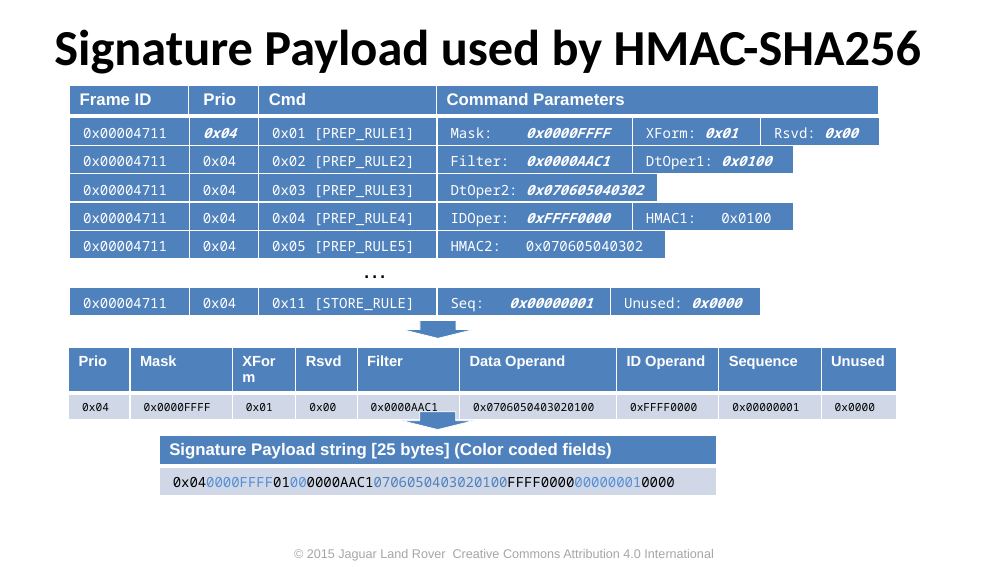
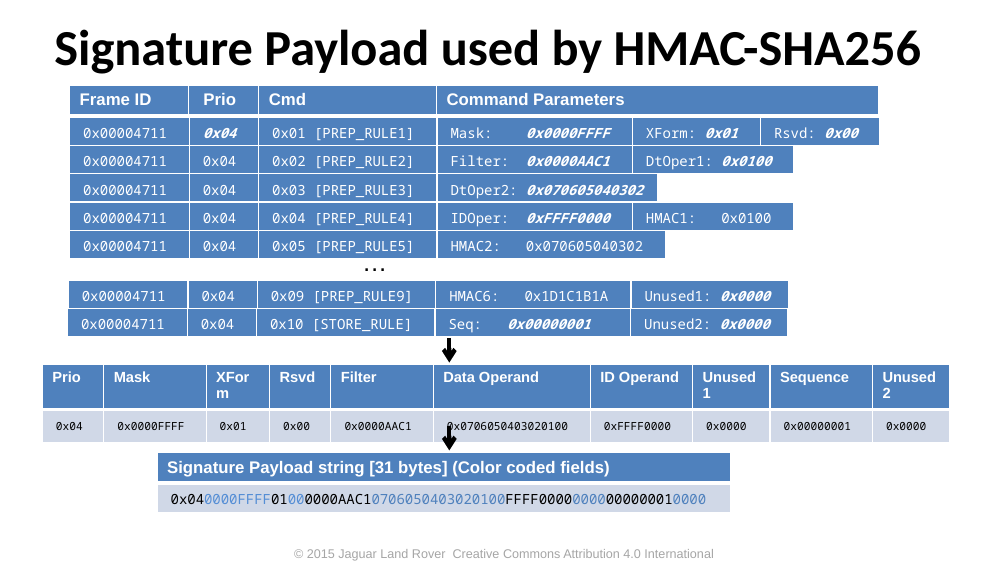
Before and after one commit to PDXostc/canfw, a slide deck: slide 21 of doc/CAN Firewall.pptx (slide 22 before the commit). Drawn at 1008x567 pixels with LibreOffice and Linux fonts; fonts in the diff are those of the drawing; background and template pictures are left out. Boxes give left, top, right and bottom in pixels: in the first picture for what was removed or moved away, otherwise in the second. Text is boxed around its words. In the diff, an @@ line names an element or a change of style, - is before the commit and + after.

Commit message:
Corrected 320 bit HMAC signature to 256 bit signature

```diff
--- a/doc/CAN Firewall.pptx
+++ b/doc/CAN Firewall.pptx
@@ text "…": place and size @@
-text "…" at (353,248,452,288)
+text "…" at (353,241,452,281)
@@ table added at (69,280,789,309), 1 rows, 5 columns @@
+0x00004711 | 0x04 | 0x09 [PREP_RULE9] | HMAC6: 0x1D1C1B1A | Unused1: 0x0000
@@ table at (68,308,788,338) @@
-row 1, column 3: 0x11 [STORE_RULE]
+row 1, column 3: 0x10 [STORE_RULE]
-row 1, column 5: Unused: 0x0000
+row 1, column 5: Unused2: 0x0000
@@ table: place and size @@
-table at (70,287,761,317)
+table at (68,308,788,338)
@@ down arrow removed at (402,321,474,339) @@
@@ arrow added from (450, 338) to (450, 363), #000000 3 pt @@
@@ table at (42,364,953,438) @@
+column 8: Unused1 | 0x0000
-column 10, row 1: Unused
+column 10, row 1: Unused2
@@ table: place and size @@
-table at (69,348,898,419)
+table at (42,364,953,438)
@@ down arrow removed at (402,412,474,430) @@
@@ arrow added from (450, 426) to (450, 451), #000000 3 pt @@
@@ table at (157,453,731,512) @@
-row 1, column 1: Signature Payload string [25 bytes] (Color coded fields)
+row 1, column 1: Signature Payload string [31 bytes] (Color coded fields)
-row 2, column 1: 0x040000FFFF01000000AAC10706050403020100FFFF0000000000010000
+row 2, column 1: 0x040000FFFF01000000AAC10706050403020100FFFF00000000000000010000
@@ table: place and size @@
-table at (159,435,717,495)
+table at (157,453,731,512)
```
Also in this commit, not shown: 3 other slides changed, 1 slide removed, 1 other file.
